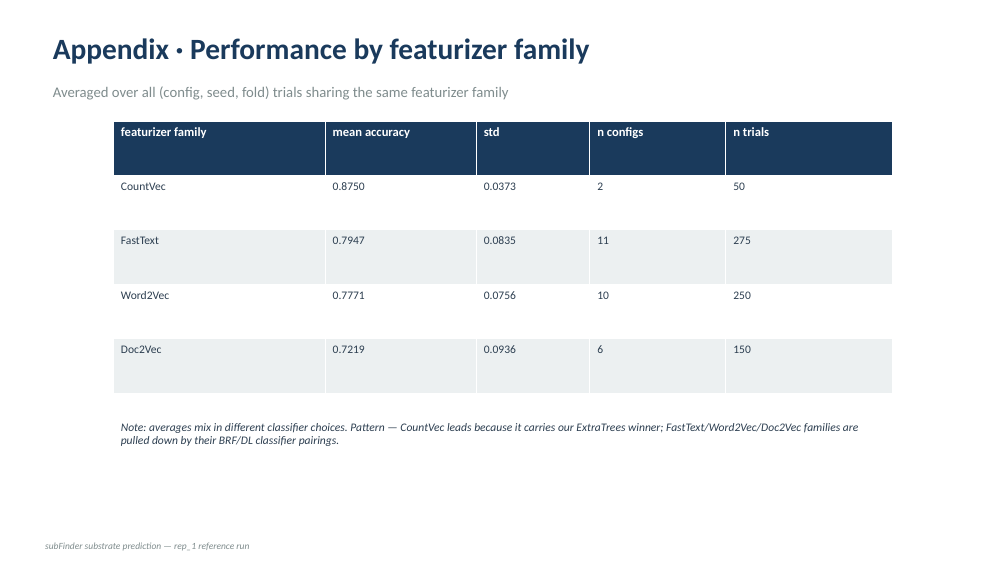
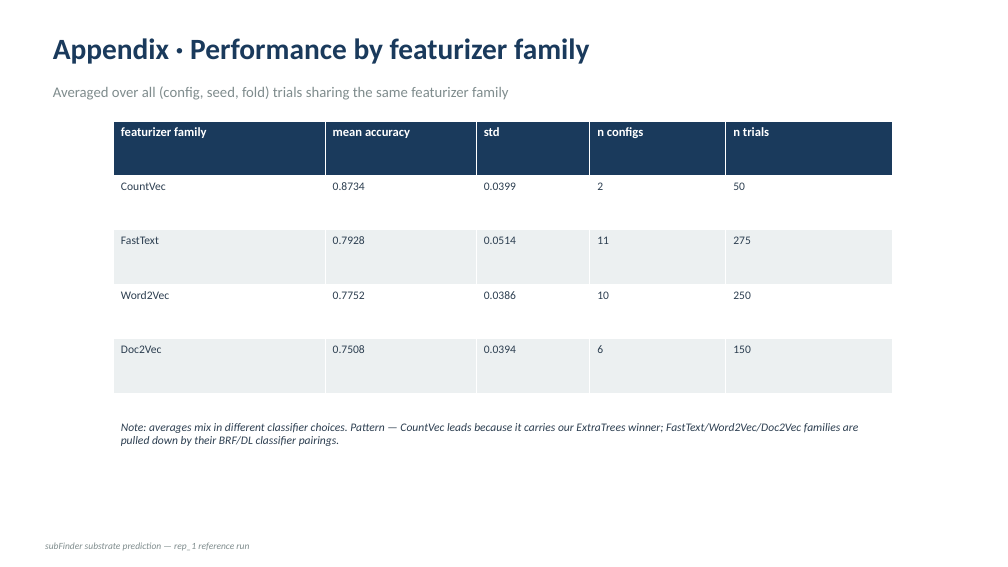
Before and after one commit to vedpiyush93-stack/subFinder_May_Release, a slide deck: slide 17 of docs/deck.pptx. Drawn at 1008x567 pixels with LibreOffice and Linux fonts; fonts in the diff are those of the drawing. Boxes give left, top, right and bottom in pixels: in the first picture for what was removed or moved away, otherwise in the second. Text is boxed around its words. In the diff, an @@ line names an element or a change of style, - is before the commit and + after.

```diff
--- a/docs/deck.pptx
+++ b/docs/deck.pptx
@@ table at (x1=113, y1=121, x2=892, y2=393) @@
-row 2, column 2: 0.8750
+row 2, column 2: 0.8734
-row 2, column 3: 0.0373
+row 2, column 3: 0.0399
-row 3, column 2: 0.7947
+row 3, column 2: 0.7928
-row 3, column 3: 0.0835
+row 3, column 3: 0.0514
-row 4, column 2: 0.7771
+row 4, column 2: 0.7752
-row 4, column 3: 0.0756
+row 4, column 3: 0.0386
-row 5, column 2: 0.7219
+row 5, column 2: 0.7508
-row 5, column 3: 0.0936
+row 5, column 3: 0.0394
```
Also in this commit, not shown: 6 other slides changed, 38 other files.
